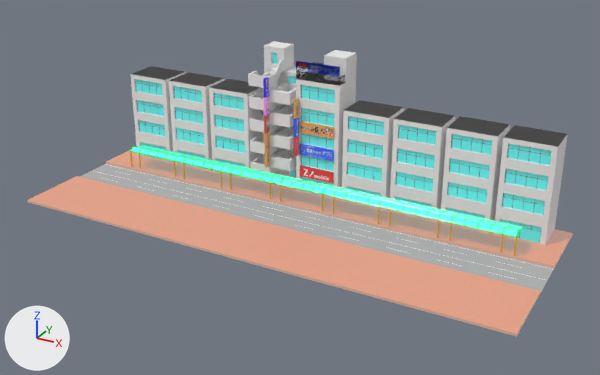
One commit to the glTF model resources/model/shopping-street.glb: the scene before it, then after it.
Both versions are drawn from a 50 mm camera at (15.2, -26.7, 14.8) aimed at (0.5, 0.0, 1.5). Lighting does not change. The marker at lower left points along +X, +Y and +Z. Where no turn or scale is listed for an object, it has been applied to the vertices. Vertices at the same position are counted once.

Script lines for the objects in view, before the commit:
```python
ob_2f_base = bpy.data.objects.new('2f-base', me_2f_base)
ob_2f_base.location = (0.0, 0.0, 0.0)
ob_2f_glass = bpy.data.objects.new('2f-glass', me_2f_glass)
ob_2f_glass.location = (0.0, 0.0, 0.0)
ob_3f_over = bpy.data.objects.new('3f-over', me_3f_over)
ob_3f_over.location = (0.0, 0.0, 0.0)
ob_arcade_copy = bpy.data.objects.new('arcade-copy', me_arcade_copy)
ob_arcade_copy.location = (0.0, 0.0, 0.0)
ob_buil_top = bpy.data.objects.new('buil-top', me_buil_top)
ob_buil_top.location = (0.0, 0.0, 0.0)
ob_buil_top_kanban = bpy.data.objects.new('buil-top-kanban', me_buil_top_kanban)
ob_buil_top_kanban.location = (0.0, 0.0, 0.0)
ob_obj3 = bpy.data.objects.new('obj3', me_obj3)
ob_obj3.location = (0.0, 0.0, 0.0)
ob_tk_okujou = bpy.data.objects.new('tk-okujou', me_tk_okujou)
ob_tk_okujou.location = (0.0, 0.0, 0.0)
ob_top_f = bpy.data.objects.new('top-f', me_top_f)
ob_top_f.location = (0.0, 0.0, 0.0)
# also in view: 'tk-3-over' at (-2.2, 3.3, 3.8); 'building-copy' at (0.0, 3.2, 2.1); 'load' at (0.0, 0.0, 0.1)
```
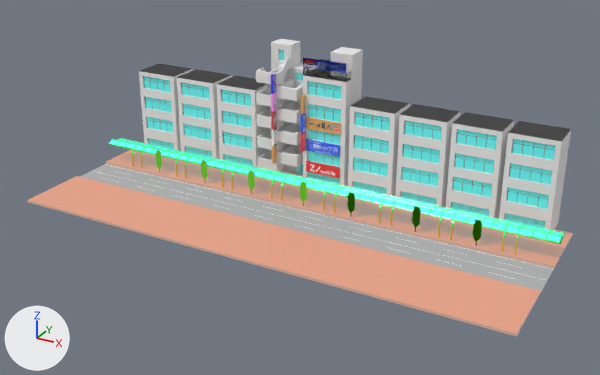
Boxes (x1, y1, x2, y2) around the edits, measured in the pictures (600 x 375 px):
'building-copy', mesh moved: before (130, 66, 568, 245); after (139, 63, 571, 231)
'arcade-yane-copy', added (cyan): after (109, 138, 565, 244)
'arcade-copy', deleted (cyan): before (130, 145, 523, 256)
'tk-3-over', mesh moved: before (248, 60, 313, 150); after (256, 56, 316, 145)
'3f-over', mesh moved: before (298, 100, 355, 155); after (305, 96, 361, 151)
'top-f', mesh moved: before (294, 70, 356, 109); after (301, 67, 362, 106)
'tk-okujou', mesh moved: before (264, 41, 294, 71); after (271, 39, 300, 68)
'buil-top', mesh moved: before (324, 50, 357, 82); after (331, 47, 363, 79)
'tree-copy', added: after (156, 151, 482, 246)
'kanban-hogushi-yoko', mesh moved: before (300, 121, 334, 139); after (306, 117, 341, 134)
'kanban-apaman-yoko', mesh moved: before (300, 143, 334, 161); after (306, 139, 340, 157)
'buil-top-kanban', mesh moved: before (296, 61, 340, 77); after (303, 58, 346, 73)
'k-zmobile-yoko', mesh moved: before (300, 165, 334, 183); after (306, 161, 340, 178)
'tk-2f-beranda', mesh moved: before (270, 149, 296, 171); after (277, 144, 303, 167)
'2f-base', mesh moved: before (296, 148, 343, 177); after (303, 148, 349, 172)
'2f-glass', mesh moved: before (302, 155, 334, 171); after (308, 151, 340, 167)
'tk-2f-kaidan', mesh moved: before (250, 126, 283, 162); after (257, 122, 291, 158)
'arcade-sasae-copy', added: after (132, 150, 519, 255)
'tree-base', added: after (347, 192, 355, 214)
'arcade-glass', mesh moved: before (302, 184, 314, 192); after (326, 186, 338, 194)
'arcade-sasae', reshaped (7% wider): before (322, 194, 335, 214); after (323, 192, 337, 213)
'obj3', deleted: before (264, 132, 270, 151)
'tk-kanban-coconatu', added: after (272, 128, 277, 147)

Edits to the bpy script that builds the scene:
```text
Add mat_tree:
    mat_tree = bpy.data.materials.new('tree')
    # uses the picture img_image_13
Change me_2f_base:
    where me_2f_base.from_pydata(...)  # 18 vertices, 32 faces; spans x -1.0..1.0, y 2.45..4.0, z 1.1..2.1
    me_2f_base part 1: the whole mesh is moved by (0.0, 0.6, 0.0)
Change me_2f_glass:
    where me_2f_glass.from_pydata(...)  # 8 vertices, 12 faces; spans x -0.8..0.8, y 2.53..2.58, z 1.3..1.9
    me_2f_glass part 2: the whole mesh is moved by (0.0, 0.6, 0.0)
Change me_3f_over:
    where me_3f_over.from_pydata(...)  # 144 vertices, 232 faces; spans x -1.0..1.0, y 2.45..4.0, z 2.1..4.1
    me_3f_over part 3: the whole mesh is moved by (0.0, 0.6, 0.0)
Change me_top_f:
    where me_top_f.from_pydata(...)  # 78 vertices, 122 faces; spans x -1.0..1.0, y 2.14..4.0, z 4.1..5.1
    me_top_f part 4: the whole mesh is moved by (0.0, 0.6, 0.0)
Change me_buil_top:
    where me_buil_top.from_pydata(...)  # 8 vertices, 12 faces; spans x 0.0..1.0, y 3.0..4.0, z 5.1..6.1
    me_buil_top part 5: the whole mesh is moved by (0.0, 0.6, 0.0)
Change me_buil_top_kanban:
    where me_buil_top_kanban.from_pydata(...)  # 4 vertices, 4 faces; spans x -1.03..0.97, y 2.49, z 5.46..5.86
    me_buil_top_kanban part 6: the whole mesh is moved by (0.0, 0.6, 0.0)
Change me_building_copy:
    where me_building_copy.from_pydata(...)  # 1998 vertices, 3248 faces; spans x -9.8..9.8, y 2.5..4.0, z 0.1..4.1
    me_building_copy part 7: the whole mesh is moved by (0.0, 0.6, 0.0)
Change me_k_zmobile_yoko:
    where me_k_zmobile_yoko.from_pydata(...)  # 8 vertices, 12 faces; spans x -0.8..0.8, y 2.39..2.45, z 0.81..1.3
    me_k_zmobile_yoko part 8: the whole mesh is moved by (0.0, 0.6, 0.0)
Change me_kanban_apaman_yoko:
    where me_kanban_apaman_yoko.from_pydata(...)  # 8 vertices, 12 faces; spans x -0.8..0.8, y 2.39..2.45, z 1.81..2.3
    me_kanban_apaman_yoko part 9: the whole mesh is moved by (0.0, 0.6, 0.0)
Change me_kanban_hogushi_yoko:
    where me_kanban_hogushi_yoko.from_pydata(...)  # 8 vertices, 12 faces; spans x -0.8..0.8, y 2.39..2.45, z 2.81..3.3
    me_kanban_hogushi_yoko part 10: the whole mesh is moved by (0.0, 0.6, 0.0)
Change me_tk_2f_beranda:
    where me_tk_2f_beranda.from_pydata(...)  # 28 vertices, 48 faces; spans x -2.2..-1.2, y 2.26..3.56, z 1.0..1.5
    me_tk_2f_beranda part 11: the whole mesh is moved by (0.0, 0.6, 0.0)
Change me_tk_2f_kaidan:
    where me_tk_2f_kaidan.from_pydata(...)  # 174 vertices, 335 faces; spans x -3.2..-2.2, y 2.25..3.55, z 1.01..2.51
    me_tk_2f_kaidan part 12: the whole mesh is moved by (0.0, 0.6, 0.0)
Change me_tk_3_over:
    where me_tk_3_over.from_pydata(...)  # 728 vertices, 1437 faces; spans x -3.2..-1.2, y 2.25..4.41, z 2.0..5.51
    me_tk_3_over part 13: the whole mesh is moved by (0.0, 0.6, 0.0)
Change me_tk_okujou:
    where me_tk_okujou.from_pydata(...)  # 18 vertices, 32 faces; spans x -3.2..-2.2, y 3.56..4.41, z 5.0..6.0
    me_tk_okujou part 14: the whole mesh is moved by (0.0, 0.6, 0.0)
Change me_arcade_glass:
    where me_arcade_glass.from_pydata(...)  # 8 vertices, 12 faces; spans x 0.0..0.5, y 1.047..1.553, z 0.747..1.053
    me_arcade_glass part 15: the whole mesh is moved by (1.0, 0.25, 0.0)
Change me_arcade_sasae:
    remove me_arcade_sasae.from_pydata(...)  # 16 vertices, 24 faces; spans x 0.988..1.538, y 1.043..1.093, z -0.002..0.898
    add me_arcade_sasae.from_pydata(...)  # 24 vertices, 40 faces; spans x 0.988..1.538, y 1.143..1.343, z -0.002..0.904
    me_arcade_sasae part 16: the whole mesh is rebuilt
    add me_arcade_sasae.materials.append(mat_arcade_frame)  # green #00ff4f
Remove ob_obj3:
    ob_obj3 = bpy.data.objects.new('obj3', me_obj3)
Remove ob_arcade_copy:
    ob_arcade_copy = bpy.data.objects.new('arcade-copy', me_arcade_copy)
Add ob_arcade_sasae_copy:
    ob_arcade_sasae_copy = bpy.data.objects.new('arcade-sasae-copy', me_arcade_sasae_copy)  # 168 vertices, 280 faces; spans x -9.0..9.0, y 1.1..1.3, z 0.0..0.9; in mat_arcade_sasae (yellow #e5a800), mat_arcade_frame (green #00ff4f)
    ob_arcade_sasae_copy.location = (0.0, 0.0, 0.0)
Add ob_arcade_yane_copy:
    ob_arcade_yane_copy = bpy.data.objects.new('arcade-yane-copy', me_arcade_yane_copy)  # 2102 vertices, 4464 faces; spans x -10.5..10.5, y 1.3..2.2, z 0.7..1.1; in mat_glass (cyan #35ffff), mat_arcade_frame (green #00ff4f)
    ob_arcade_yane_copy.location = (0.0, 0.0, 0.0)
Add ob_tk_kanban_coconatu:
    ob_tk_kanban_coconatu = bpy.data.objects.new('tk-kanban-coconatu', me_tk_kanban_coconatu)  # 8 vertices, 10 faces; spans x -2.3..-2.2, y 2.59..2.86, z 1.85..2.65; in mat_tk_kanban_coconatu (picture img_image_12)
    ob_tk_kanban_coconatu.location = (0.0, 0.0, 0.0)
Add ob_tree_copy:
    ob_tree_copy = bpy.data.objects.new('tree-copy', me_tree_copy)  # 24 vertices, 16 faces; spans x -8.2..8.4, y 1.2, z 0.0..1.7
    ob_tree_copy.location = (0.0, 0.0, 0.0)
Add ob_tree_base:
    ob_tree_base = bpy.data.objects.new('tree-base', me_tree_base)  # 4 vertices, 4 faces; spans x 1.46..3.14, y 1.15, z 0.01..1.69
    ob_tree_base.location = (0.0, 0.0, 0.0)
```
